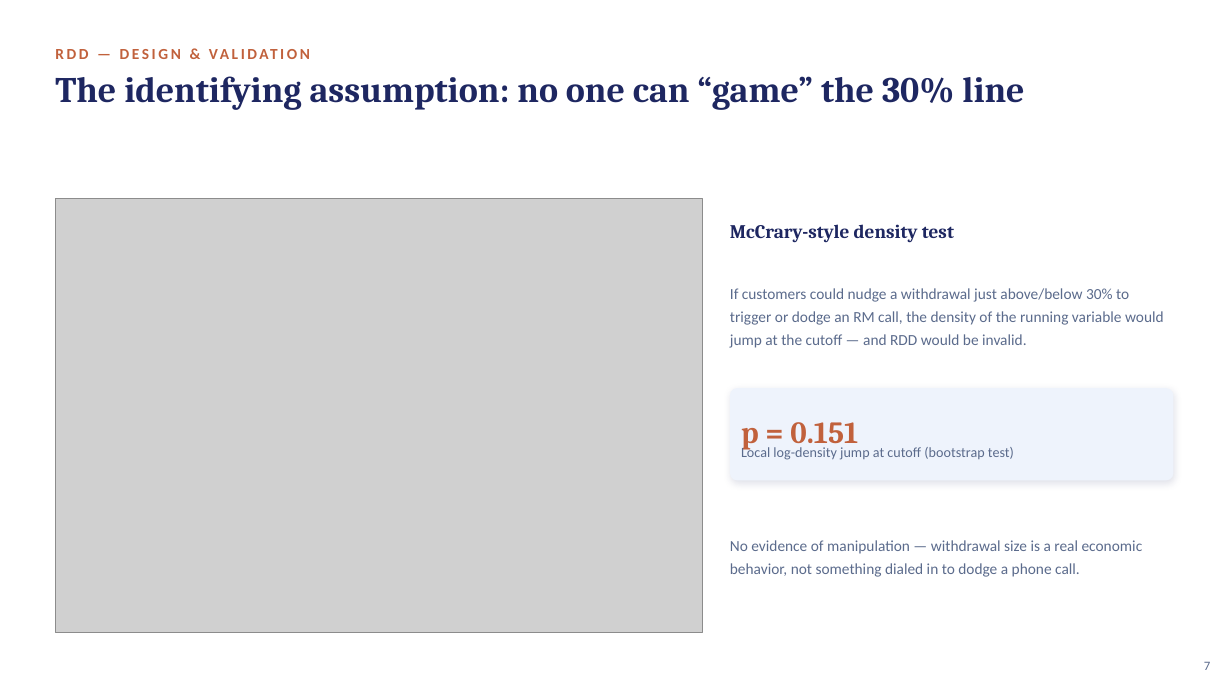
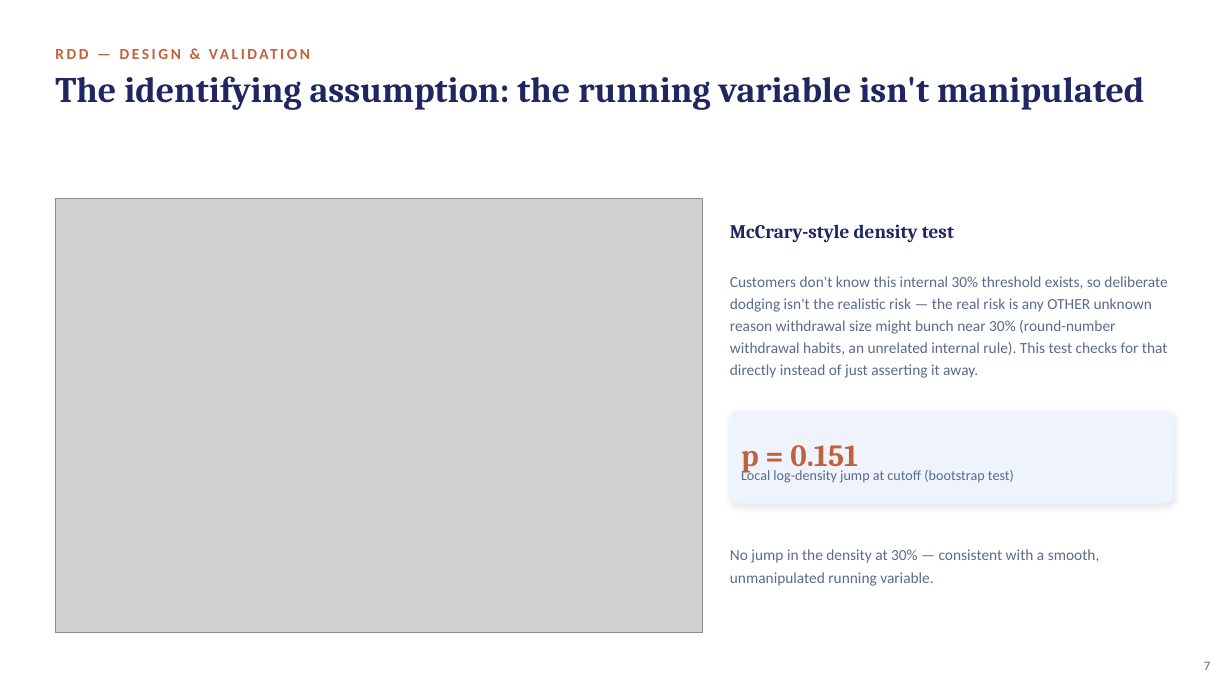
Before and after one commit to crystal1361/DDA-Retention, a slide deck: slide 7 of deck/vanguard_dda_deck.pptx. Drawn at 1232x693 pixels with LibreOffice and Linux fonts; fonts in the diff are those of the drawing; grey boxes stand for pictures. Boxes give left, top, right and bottom in pixels: in the first picture for what was removed or moved away, otherwise in the second. Text is boxed around its words. In the diff, an @@ line names an element or a change of style, - is before the commit and + after.

Commit message:
Reframe RDD manipulation slide; 60d outcome window; add Q15/Q16

```diff
--- a/deck/vanguard_dda_deck.pptx
+++ b/deck/vanguard_dda_deck.pptx
@@ text at <box>55,76,1144,110</box>: text changed @@
-The identifying assumption: no one can “game” the 30% line
+The identifying assumption: the running variable isn't manipulated
@@ text at <box>730,276,1168,378</box>: text changed @@
-If customers could nudge a withdrawal just above/below 30% to trigger or dodge an RM call, the density of the running variable would jump at the cutoff — and RDD would be invalid.
+Customers don't know this internal 30% threshold exists, so deliberate dodging isn't the realistic risk — the real risk is any OTHER unknown reason withdrawal size might bunch near 30% (round-number withdrawal habits, an unrelated internal rule). This test checks for that directly instead of just asserting it away.
@@ 2 texts, 1 rounded rectangle: place and size @@
-2 texts, 1 rounded rectangle at <box>730,388,1174,481</box>
+2 texts, 1 rounded rectangle at <box>730,411,1174,504</box>
@@ text at <box>730,549,1100,586</box>: text changed @@
-No evidence of manipulation — withdrawal size is a real economic behavior, not something dialed in to dodge a phone call.
+No jump in the density at 30% — consistent with a smooth, unmanipulated running variable.
```
Also in this commit, not shown: 1 other slide changed, 2 other files.
